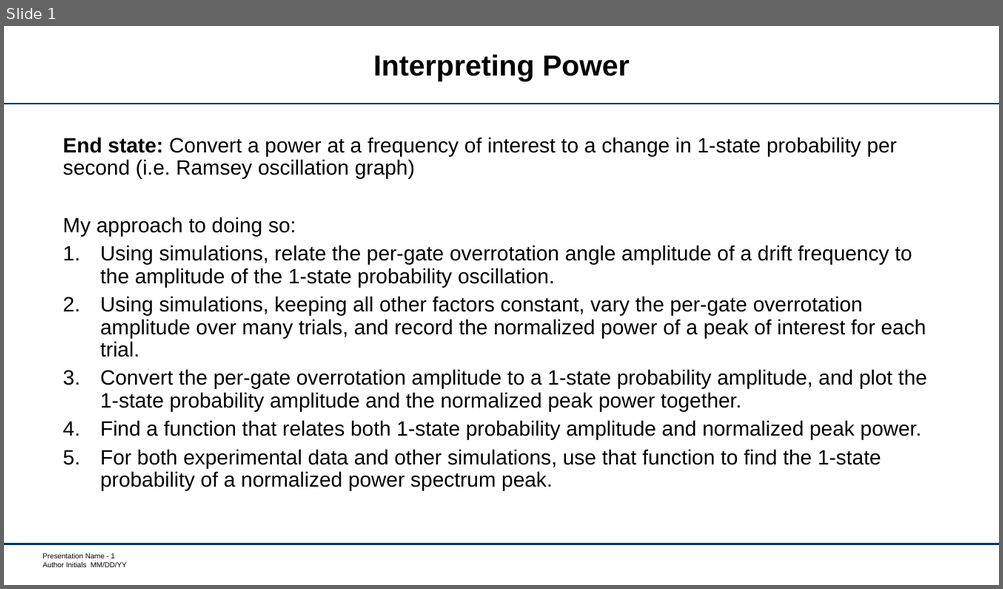
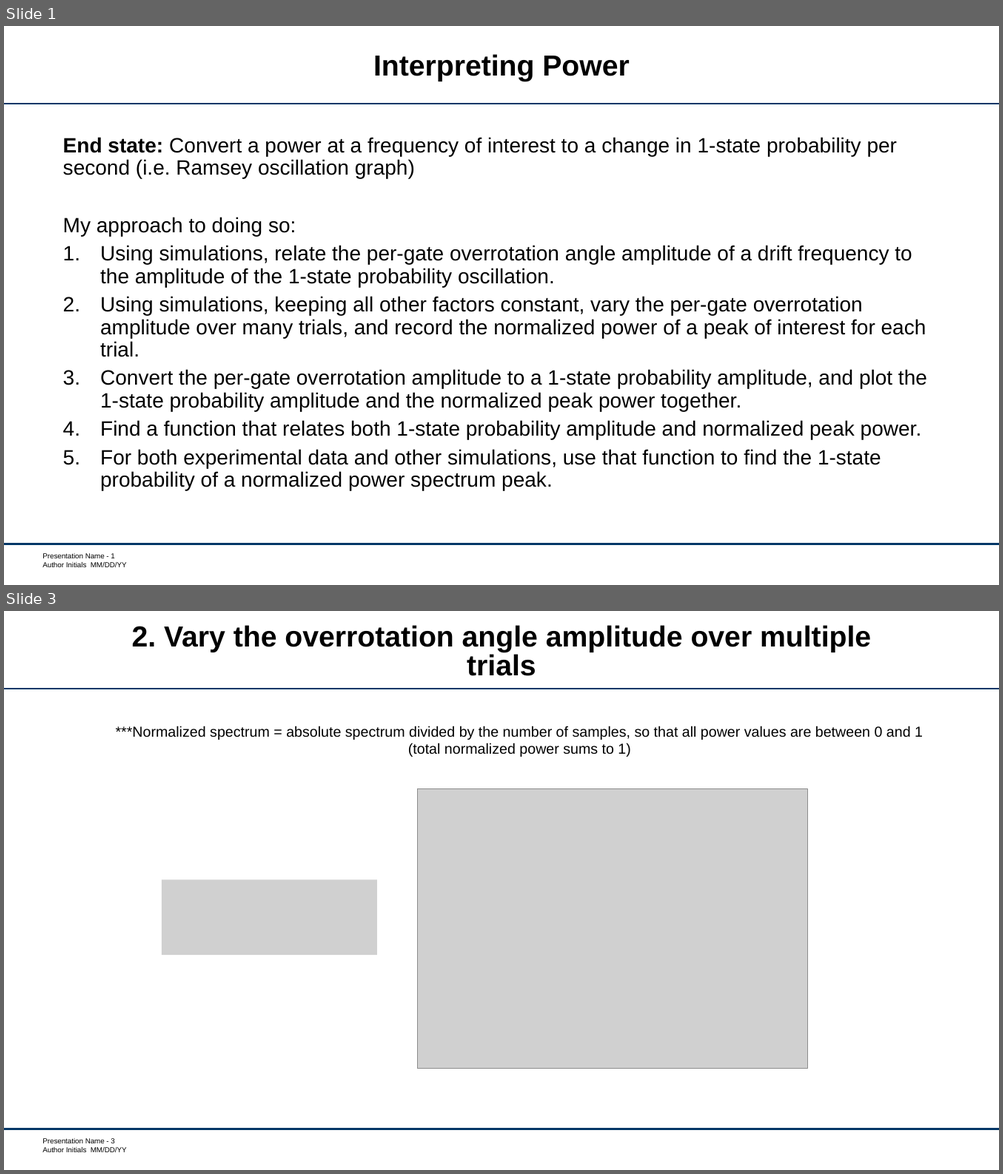
Before and after one commit to garretts-hub/GST_Work, a slide deck: 2018_09_04DriftUpdate.pptx. Shown one above the other, each under a label of ours: slide 1 before the commit, slides 1 and 3 after it; the slides between them are not shown. The pictures are 1003x589 and 1003x1174 pixels, drawn with LibreOffice and Linux fonts; fonts in the diff are those of the drawing; grey boxes stand for pictures; background and template pictures are left out. Boxes give left, top, right and bottom in pixels: in the first picture for what was removed or moved away, otherwise in the second. Text is boxed around its words. In the diff, an @@ line names an element or a change of style, - is before the commit and + after.

```diff
--- a/2018_09_04DriftUpdate.pptx
+++ b/2018_09_04DriftUpdate.pptx
@@ slide 3 added at box(4, 611, 999, 1170), background #FFFFFF; not listed: 3 template elements that a slide beside it also shows @@
@@ title added at box(132, 625, 871, 676), 28 pt, text #000000, bold @@
+2. Vary the overrotation angle amplitude over multiple trials
@@ text added at box(116, 726, 922, 757), 14 pt, text #000000 @@
+***Normalized spectrum = absolute spectrum divided by the number of samples, so that all power values are between 0 and 1 (total normalized power sums to 1)
@@ picture added at box(418, 789, 808, 1069) @@
@@ picture added at box(162, 880, 377, 955) @@
```
Also in this commit, not shown: 6 other slides added, 2 slides removed, 8 other files.
